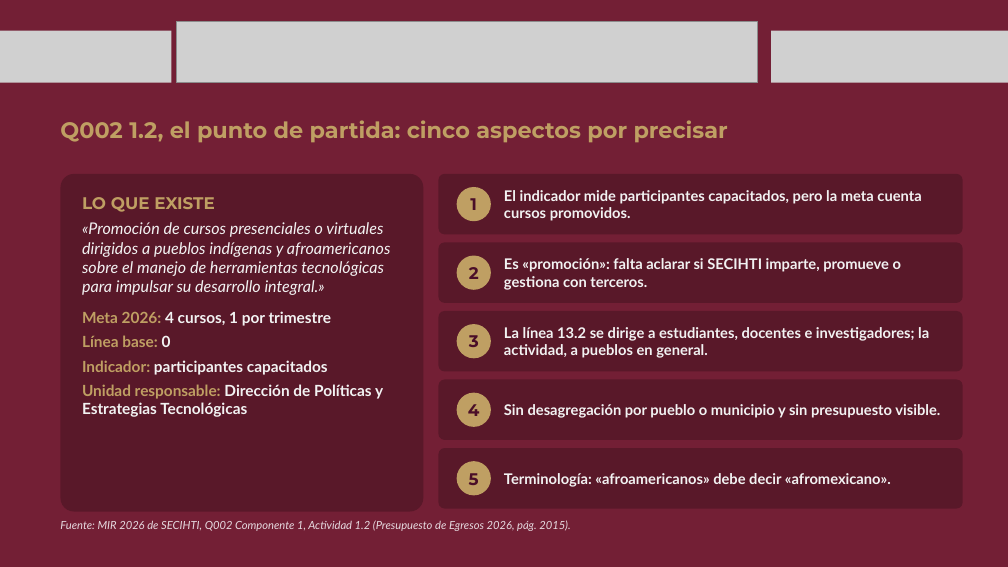
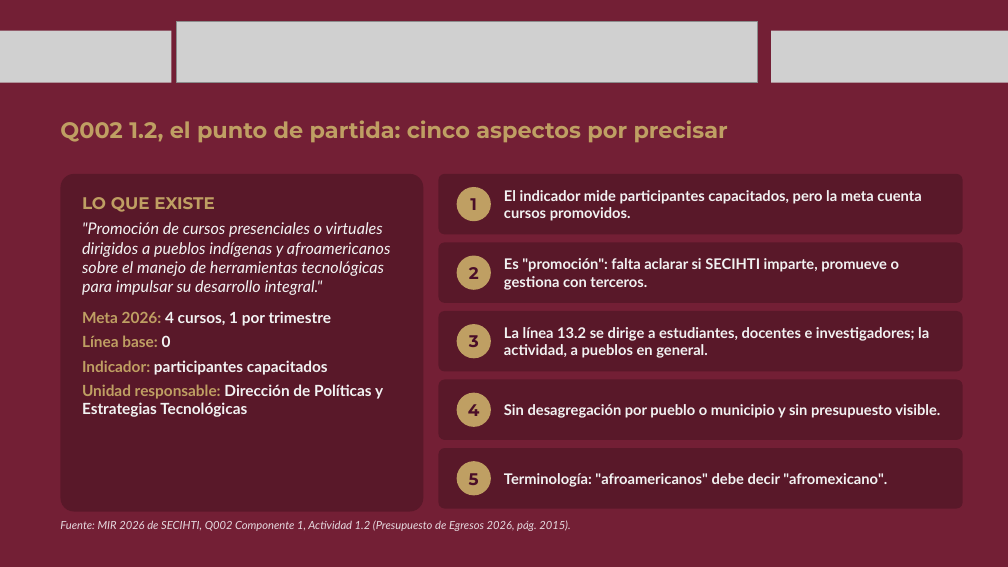
Before and after one commit to MIGUEL-TGH/proyecto-ippi, a slide deck: slide 14 of presupuesto-transversal/2026-11-04 - presentacion-mesa-tecnica-ippi-secihti.pptx. Drawn at 1008x567 pixels with LibreOffice and Linux fonts; fonts in the diff are those of the drawing; grey boxes stand for pictures; background and template pictures are left out. Boxes give left, top, right and bottom in pixels: in the first picture for what was removed or moved away, otherwise in the second. Text is boxed around its words. In the diff, an @@ line names an element or a change of style, - is before the commit and + after.

```diff
--- a/presupuesto-transversal/2026-11-04 - presentacion-mesa-tecnica-ippi-secihti.pptx
+++ b/presupuesto-transversal/2026-11-04 - presentacion-mesa-tecnica-ippi-secihti.pptx
@@ text in rounded rectangle at [82,222,391,295]: text changed @@
-«Promoción de cursos presenciales o virtuales dirigidos a pueblos indígenas y afroamericanos sobre el manejo de herramientas tecnológicas para impulsar su desarrollo integral.»
+"Promoción de cursos presenciales o virtuales dirigidos a pueblos indígenas y afroamericanos sobre el manejo de herramientas tecnológicas para impulsar su desarrollo integral."
@@ text at [504,258,899,290]: text changed @@
-Es «promoción»: falta aclarar si SECIHTI imparte, promueve o gestiona con terceros.
+Es "promoción": falta aclarar si SECIHTI imparte, promueve o gestiona con terceros.
@@ text at [504,473,887,487]: text changed @@
-Terminología: «afroamericanos» debe decir «afromexicano».
+Terminología: "afroamericanos" debe decir "afromexicano".
```
Also in this commit, not shown: 13 other slides changed, 20 other files.
